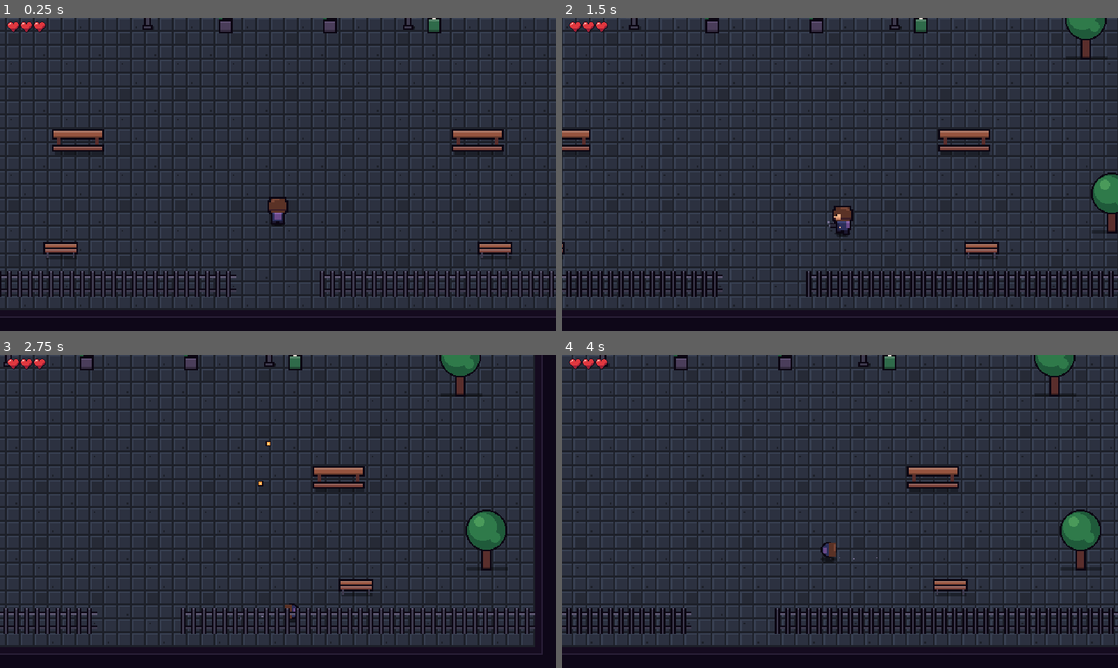
Above: before the commit, frames 1-4 (two rows, left to right).
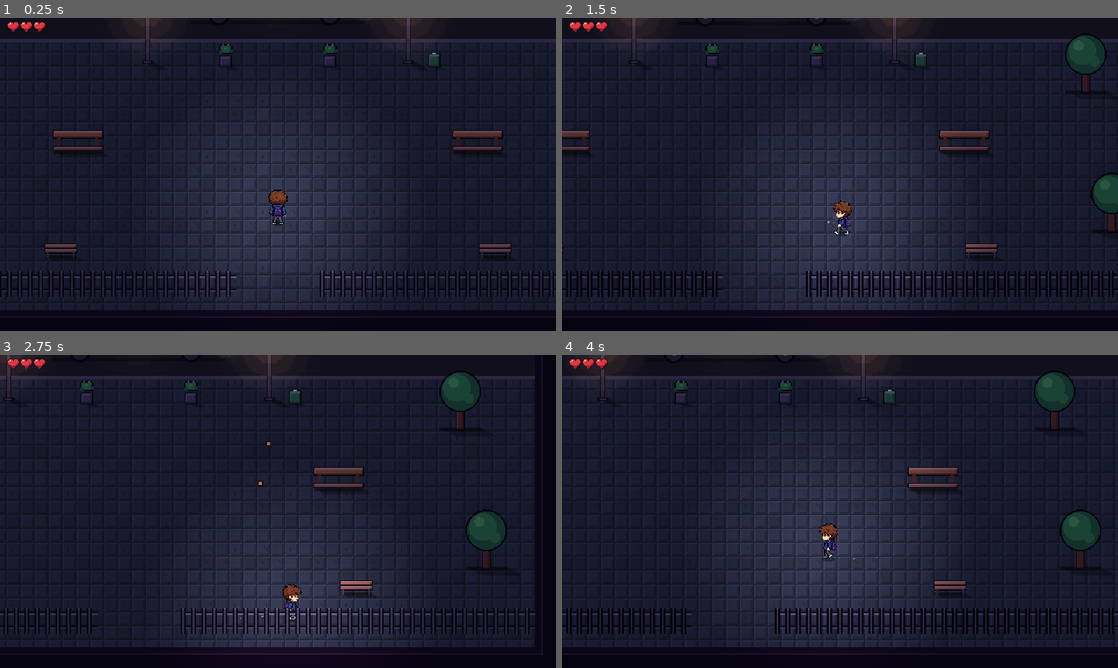
Above: after the commit, the same moments.

Repository: JorgeVitor30/iferno
Game: Godot game, scene res://scenes/main.tscn
Same seed, same stepped clock (60 frames per second), same inputs: the game is played once before the commit and once after it.
Inputs (mouse positions are in pixels of both pictures, inside the frame that each line leads up to):
- Up to frame 1 (0.25 s): no input
- Up to frame 2 (1.5 s): move the mouse to (962, 158) at 0.52 s; hold D (move_right) 0.53-1.28 s; tap Space (dodge) at 0.6, 1.35 s; move the mouse to (728, 190) at 1.27 s; hold S (move_down) from 1.28 s (still down)
- Up to frame 3 (2.75 s): move the mouse to (333, 442) at 2.02 s; release S (move_down) at 2.03 s; press the mouse at (333, 442) at 2.03 s; hold D (move_right) from 2.03 s (still down); tap Space (dodge) at 2.3 s
- Up to frame 4 (4 s): move the mouse to (812, 574) at 2.77 s; release D (move_right) at 2.78 s; release the mouse at (812, 574) at 2.78 s; hold W (move_up) 2.78-3.53 s; tap Space (dodge) at 2.85, 3.6 s; move the mouse to (1006, 558) at 3.52 s; hold A (move_left) from 3.53 s (still down)

The runs differ from the first frame. In frame 1, 29% of the frame differs, in the area x 0-100%, y 0-94%; in frame 2, 33%; in frame 3, 29%; in frame 4, 33%.

Commit message:
art: dá profundidade 2.5D, luz e um protagonista novo detalhado
- protagonista gerado no SpriteCook (top-down, frente/costas/lado, idle e
  andar), reduzido pra 48px com um filtro que mantém o contorno
- tiles 1x com volume nas lajotas e parede alta (48px) com topo iluminado
- paredes jogam sombra no chão; móveis com topo claro, lado escuro e
  sombra projetada
- iluminação: ambiente escuro (CanvasModulate), luz seguindo o jogador e
  luzes nos objetos que acendem
- frente da faculdade com fachada alta e duas fileiras de janelas

Co-Authored-By: Claude Opus 5.5 <noreply@anthropic.com>

Diff:
--- a/scripts/enemy.gd
+++ b/scripts/enemy.gd
@@ -259,7 +259,7 @@
 
 ## --- pincéis em unidades de arte (dentro de _draw_body) ---
 func ob(x: float, y: float, w: float, h: float) -> void:
-	draw_rect(Rect2(x - 1, y - 1, w + 2, h + 2), Fx.OUTLINE)
+	draw_rect(Rect2(x - 0.5, y - 0.5, w + 1, h + 1), Fx.OUTLINE) # contorno fino (1px)
 
 func fb(x: float, y: float, w: float, h: float, c: Color) -> void:
 	draw_rect(Rect2(x, y, w, h), c)
--- a/scripts/floor.gd
+++ b/scripts/floor.gd
@@ -45,6 +45,7 @@
 	_last_hp = player.hp
 	player.health_changed.connect(_on_health_changed)
 	player.died.connect(_on_player_died)
+	Fx.setup_lighting(self, player, Color(0.62, 0.58, 0.74))
 	hud.setup(self)
 	hud.set_health(player.hp, player.max_hp)
 	_on_room_entered(hall)
@@ -174,6 +175,10 @@
 	n.draw.connect(func(): n.draw_rect(caps, Room.CAP_COLOR))
 	add_child(n)
 	_tiled(n, FLOOR_TEX, floor_r, CORRIDOR_TINT)
+	var ao := Node2D.new()
+	var horizontal := a.grid.y == b.grid.y
+	ao.draw.connect(func(): Room.draw_wall_shadow(ao, floor_r, horizontal, not horizontal))
+	n.add_child(ao)
 	if face_r.size.x > 0.0:
 		_tiled(n, WALL_TEX, face_r, Color(0.9, 0.9, 0.95))
 		if face_r.size.x > 120.0 and randf() < 0.7:
--- a/scripts/fx.gd
+++ b/scripts/fx.gd
@@ -109,7 +109,47 @@
 	s.material = m
 	s.z_index = 1
 	parent.add_child(s)
+	# luz de verdade em volta (o andar tem um CanvasModulate escurecendo tudo)
+	var l := PointLight2D.new()
+	l.texture = light_texture()
+	l.texture_scale = radius * 3.0 / 128.0
+	l.color = color
+	l.energy = 0.9 * strength
+	l.position = pos
+	parent.add_child(l)
 	return s
+
+static var _light_tex: Texture2D
+
+## Textura de luz suave (bordas em degraus pra combinar com pixel art).
+static func light_texture() -> Texture2D:
+	if _light_tex == null:
+		var g := Gradient.new()
+		g.interpolation_mode = Gradient.GRADIENT_INTERPOLATE_LINEAR
+		g.offsets = PackedFloat32Array([0.0, 0.25, 0.45, 0.65, 0.85])
+		g.colors = PackedColorArray([Color(1, 1, 1, 1), Color(1, 1, 1, 0.75), Color(1, 1, 1, 0.5), Color(1, 1, 1, 0.25), Color(1, 1, 1, 0)])
+		var t := GradientTexture2D.new()
+		t.gradient = g
+		t.fill = GradientTexture2D.FILL_RADIAL
+		t.fill_from = Vector2(0.5, 0.5)
+		t.fill_to = Vector2(1.0, 0.5)
+		t.width = 128
+		t.height = 128
+		_light_tex = t
+	return _light_tex
+
+## Escurece a cena (o HUD não é afetado) e põe uma luz seguindo o jogador.
+static func setup_lighting(scene: Node, player: Node2D, ambient: Color) -> void:
+	var cm := CanvasModulate.new()
+	cm.color = ambient
+	scene.add_child(cm)
+	var l := PointLight2D.new()
+	l.texture = light_texture()
+	l.texture_scale = 3.2
+	l.color = Color(1.0, 0.93, 0.85)
+	l.energy = 0.75
+	l.position = Vector2(0, -12)
+	player.add_child(l)
 
 ## Chão/parede repetindo uma textura de pixel grosso (desenhada em escala ART).
 static func tiled(parent: Node, tex: Texture2D, r: Rect2, tint: Color = Color.WHITE) -> Sprite2D:
@@ -118,8 +158,7 @@
 	s.centered = false
 	s.texture_repeat = CanvasItem.TEXTURE_REPEAT_ENABLED
 	s.region_enabled = true
-	s.region_rect = Rect2(Vector2.ZERO, r.size / ART)
-	s.scale = Vector2(ART, ART)
+	s.region_rect = Rect2(Vector2.ZERO, r.size) # tiles em 1x (pixel nítido)
 	s.position = r.position
 	s.modulate = tint
 	parent.add_child(s)
--- a/scripts/main.gd
+++ b/scripts/main.gd
@@ -8,27 +8,27 @@
 const PROP := preload("res://scripts/prop.gd")
 const RUN_SCENE := "res://scenes/floor.tscn" # 1º andar: entrada da faculdade
 
-const ROOM := Rect2(24, 72, 912, 448)  # área de chão andável (maior que a tela: a câmera segue o jogador)
-const WALL_FACE_H := 64.0              # fachada do prédio (2 fileiras do tile de parede)
+const ROOM := Rect2(24, 112, 912, 408)  # área de chão andável (maior que a tela: a câmera segue o jogador)
+const WALL_FACE_H := 96.0              # fachada alta do prédio (2 tiles de parede de 48)
 const CAP := 8.0                       # espessura do topo escuro das paredes
 const CAP_COLOR := Color("150b1f")
-const ROAD := Rect2(24, 104, 912, 64)  # rua onde o ônibus para
+const ROAD := Rect2(24, 144, 912, 64)  # rua onde o ônibus para
 
 # Objetos de cenário (tipos de prop.gd) e a posição da base (onde encosta no chão).
 const PROPS := [
-	["arvore", Vector2(110, 230)],
-	["arvore", Vector2(850, 230)],
+	["arvore", Vector2(110, 270)],
+	["arvore", Vector2(850, 270)],
 	["arvore", Vector2(80, 430)],
 	["arvore", Vector2(880, 430)],
-	["poste", Vector2(330, 196)],
-	["poste", Vector2(630, 196)],
-	["lixeira", Vector2(660, 200)],
+	["poste", Vector2(330, 236)],
+	["poste", Vector2(630, 236)],
+	["lixeira", Vector2(660, 240)],
 	["mesa_piquenique", Vector2(250, 340)],
 	["mesa_piquenique", Vector2(710, 340)],
 	["banco", Vector2(230, 460)],
 	["banco", Vector2(730, 460)],
-	["vaso", Vector2(420, 200)],
-	["vaso", Vector2(540, 200)],
+	["vaso", Vector2(420, 240)],
+	["vaso", Vector2(540, 240)],
 ]
 const FENCE_Y := 505.0     # cerca embaixo, com uma abertura no meio
 const FENCE_GAP := 96.0
@@ -45,6 +45,8 @@
 	player.health_changed.connect($HUD/HealthBar.set_health)
 	$HUD/HealthBar.set_health(player.hp, player.max_hp)
 	$Entities/Bus.boarded.connect(_on_bus_boarded)
+	$Entities/Bus.position = Vector2(480, 190) # na rua
+	Fx.setup_lighting(self, player, Color(0.55, 0.55, 0.72)) # noite
 
 	_add_background()
 	var floor_spr := Fx.tiled(self, FLOOR_TEX, ROOM)
@@ -119,17 +121,20 @@
 		var x := ROOM.position.x + 40
 		while x < ROOM.end.x - 40:
 			var lit := (i * 7) % 5 != 0
-			var win := Rect2(x, top + 10, 24, 18)
-			facade.draw_rect(win.grow(2), Fx.OUTLINE)
-			facade.draw_rect(win, Color("f0c878") if lit else Color("2a2440"))
-			if lit:
-				facade.draw_rect(Rect2(win.position.x, win.position.y, 24, 2), Color("fce6bd"))
-				facade.draw_rect(Rect2(win.position.x + 10, win.position.y, 2, 18), Color("c89a58"))
+			for wy in [top + 10, top + 52]:
+				var lit2 := lit if wy == top + 10 else (i * 3) % 4 != 0
+				var win := Rect2(x, wy, 24, 22)
+				facade.draw_rect(win.grow(2), Fx.OUTLINE)
+				facade.draw_rect(win, Color("f0c878") if lit2 else Color("2a2440"))
+				if lit2:
+					facade.draw_rect(Rect2(win.position.x, win.position.y, 24, 2), Color("fce6bd"))
+					facade.draw_rect(Rect2(win.position.x + 11, win.position.y, 2, 22), Color("c89a58"))
+				facade.draw_rect(Rect2(win.position.x - 2, win.end.y + 2, 28, 2), Color("56476b")) # peitoril
 			x += 64
 			i += 1
 		# placa da faculdade no meio
 		var c := ROOM.get_center().x
-		var sign := Rect2(c - 60, top + 36, 120, 18)
+		var sign := Rect2(c - 60, top + 34, 120, 16)
 		facade.draw_rect(sign.grow(2), Fx.OUTLINE)
 		facade.draw_rect(sign, Color("2a1f38"))
 		Fx.text(facade, Vector2(sign.position.x, sign.position.y + 13), "FACULDADE IFERNO", Color("ffd966"), 11, sign.size.x, HORIZONTAL_ALIGNMENT_CENTER))
@@ -140,6 +145,7 @@
 	while x2 < ROOM.end.x - 40:
 		if (j * 7) % 5 != 0:
 			Fx.glow(self, Vector2(x2, ROOM.position.y - WALL_FACE_H + 22), 22.0, Color("ffb060"), 0.35)
+			Fx.glow(self, Vector2(x2, ROOM.position.y - WALL_FACE_H + 64), 22.0, Color("ffb060"), 0.3)
 		x2 += 64
 		j += 1
 
--- a/scripts/player.gd
+++ b/scripts/player.gd
@@ -2,7 +2,6 @@
 ## Jogador: WASD anda, mouse mira, botão esquerdo atira, espaço/botão direito = dodge roll.
 
 const BULLET := preload("res://scenes/bullet.tscn")
-const BODY := preload("res://scripts/player_body.gd")
 
 signal health_changed(hp: int, max_hp: int)
 signal died
@@ -31,16 +30,18 @@
 # 8 direções a partir de 5 vistas desenhadas; as da esquerda espelham as da direita.
 # Índice = ângulo do mouse em fatias de 45°, começando na direita e girando no sentido horário.
 const CELL := Vector2i(48, 48) # tamanho de cada quadro (ver tools/build_student_sheets.py)
-const VIEWS := ["s", "se", "e", "ne", "n"]
+# Estudante novo (SpriteCook top-down): vistas de frente (s), costas (n) e lado (e);
+# a esquerda espelha a direita e as diagonais usam a vista de lado.
+const VIEWS := ["s", "e", "n"]
 const DIR_TO_VIEW := [
-	["e", false], ["se", false], ["s", false], ["se", true],
-	["e", true], ["ne", true], ["n", false], ["ne", false],
+	["e", false], ["e", false], ["s", false], ["e", true],
+	["e", true], ["e", true], ["n", false], ["e", false],
 ]
+const SPRITE_DIR := "res://assets/sprites/student2"
 const ANIM_FPS := {"idle": 8.0, "walk": 12.0, "roll": 20.0}
 const ANIM_LOOP := {"idle": true, "walk": true, "roll": false}
 
 var _view := "s"
-var _body: Node2D
 
 func _ready() -> void:
 	add_to_group("player")
@@ -51,14 +52,8 @@
 	health_changed.emit(hp, max_hp)
 	$Sprite2D.sprite_frames = _build_frames()
 	$Sprite2D.play("idle_s")
-	# Estilo clean: o boneco agora é desenhado (player_body.gd). O sprite antigo do
-	# SpriteCook continua no projeto, só fica invisível; o desenho é filho dele pra
-	# herdar o pulinho do dodge e as piscadas de dano.
-	$Sprite2D.self_modulate = Color(1, 1, 1, 0)
-	_body = BODY.new()
-	_body.position = Vector2(0, -SPRITE_Y)
-	$Sprite2D.add_child(_body)
-	$Gun.visible = false
+	$Gun.default_color = Color("3a3848")
+	$Gun.width = 3.0
 	$Dust.color = Color(0.55, 0.5, 0.65, 0.8)
 
 ## Monta as animações idle_<vista> e walk_<vista> a partir das folhas em assets/sprites/student/.
@@ -68,7 +63,7 @@
 	for kind in ANIM_FPS:
 		for view in VIEWS:
 			var anim := "%s_%s" % [kind, view]
-			var path := "res://assets/sprites/student/%s.png" % anim
+			var path := "%s/%s.png" % [SPRITE_DIR, anim]
 			if not ResourceLoader.exists(path):
 				continue # vista ainda não gerada: _start_roll_anim() cai no andar
 			var tex: Texture2D = load(path)
@@ -154,7 +149,7 @@
 		_update_blink()
 		return
 	spr.position.y = SPRITE_Y
-	$Gun.visible = false
+	$Gun.visible = true
 	# Olha pro mouse: escolhe a mais próxima das 8 direções.
 	var dir := _dir_index(aim)
 	_view = DIR_TO_VIEW[dir][0]
@@ -177,8 +172,6 @@
 		spr.speed_scale = 1.0
 	# Arma atrás do corpo quando mira pra cima.
 	$Gun.z_index = -1 if aim.y < -0.3 else 0
-	_body.view = _view
-	_body.flip = spr.flip_h
 	$Dust.emitting = moving
 	_update_blink()
 	# "Arma" placeholder: linha saindo da altura da mão.
--- a/scripts/player_body.gd
+++ /dev/null
@@ -1,155 +0,0 @@
-extends Node2D
-## Desenho do estudante no estilo "clean": bonequinho compacto de cabeça grande
-## (cabelo castanho fofo, moletom azul-marinho, mochila roxa), pixel GROSSO (2x).
-## Fica como filho do Sprite2D do jogador (que ficou invisível), assim herda o
-## pulinho do dodge e as piscadas/cor de dano que o player.gd já aplica nele.
-## 8 direções a partir de 5 vistas (s, se, e, ne, n); as da esquerda espelham.
-
-const A := 2.0
-const OUT := Color("0b0612")
-const HAIR := Color("5a3226")
-const HAIR_L := Color("7a4636")
-const HAIR_D := Color("3a1d26")
-const SKIN := Color("f0b48a")
-const SKIN_D := Color("d08a6a")
-const HOOD := Color("2c2f5a")
-const HOOD_L := Color("3c4274")
-const HOOD_D := Color("1e2042")
-const PACK := Color("6a4a8a")
-const PACK_L := Color("8a64aa")
-const PANTS := Color("1c1830")
-const GUN := Color("2a2838")
-const GUN_L := Color("5a5670")
-
-var player: CharacterBody2D
-var view := "s"
-var flip := false
-var _t := 0.0
-
-func _ready() -> void:
-	player = get_parent().get_parent() as CharacterBody2D
-
-func _process(delta: float) -> void:
-	_t += delta
-	queue_redraw()
-
-func _o(x: float, y: float, w: float, h: float) -> void:
-	draw_rect(Rect2(x - 1, y - 1, w + 2, h + 2), OUT)
-
-func _f(x: float, y: float, w: float, h: float, c: Color) -> void:
-	draw_rect(Rect2(x, y, w, h), c)
-
-func _draw() -> void:
-	if player == null:
-		return
-	var rolling: bool = player.is_rolling()
-	var aim: Vector2 = (player.get_global_mouse_position() - player.global_position).normalized()
-	# sombra (fica no chão mesmo no pulinho: compensa a posição do pai)
-	var hop: float = -(get_parent() as Node2D).position.y + 2.0
-	draw_set_transform(Vector2(0, hop), 0.0, Vector2(A, A * 0.5))
-	draw_circle(Vector2.ZERO, 4.5, Color(0, 0, 0, 0.35))
-	if rolling:
-		_draw_roll()
-		return
-	var moving: bool = player.velocity.length() > 10.0
-	var step := 0
-	if moving:
-		step = 1 if int(_t * 8.0) % 2 == 0 else -1
-	var bob := 0.0
-	if not moving and fmod(_t, 1.2) < 0.6:
-		bob = 1.0 # respirando (ofegante)
-	draw_set_transform(Vector2.ZERO, 0.0, Vector2(-A if flip else A, A))
-	var gun_behind := aim.y < -0.3
-	if gun_behind:
-		_draw_gun(aim)
-	_draw_figure(step, bob)
-	if not gun_behind:
-		_draw_gun(aim)
-
-func _draw_figure(step: int, bob: float) -> void:
-	var b := bob
-	var lift_l := 1.0 if step == 1 else 0.0
-	var lift_r := 1.0 if step == -1 else 0.0
-	var back := view == "n" or view == "ne"
-	var side := view == "e"
-	# --- contornos (tudo junto, depois preenche: as peças "grudam")
-	_o(-3, -2 - lift_l, 2, 2)
-	_o(1, -2 - lift_r, 2, 2)
-	_o(-3, -7 + b, 6, 5)
-	_o(-4, -15 + b, 8, 8)
-	_o(-5, -13 + b, 10, 5)
-	if side:
-		_o(-4, -7 + b, 2, 4) # mochila de lado
-	# --- pernas
-	_f(-3, -2 - lift_l, 2, 2, PANTS)
-	_f(1, -2 - lift_r, 2, 2, PANTS)
-	# --- corpo (moletom)
-	_f(-3, -7 + b, 6, 5, HOOD)
-	_f(-3, -7 + b, 6, 1, HOOD_L)
-	_f(2, -6 + b, 1, 4, HOOD_D)
-	if back:
-		# mochila
-		_f(-2, -7 + b, 4, 4, PACK)
-		_f(-2, -7 + b, 4, 1, PACK_L)
-	elif side:
-		_f(-4, -7 + b, 2, 4, PACK)
-		_f(-4, -7 + b, 2, 1, PACK_L)
-		_f(1, -4 + b, 1, 1, SKIN) # mão
-	else:
-		_f(-1, -5 + b, 2, 2, HOOD_D) # bolso do moletom
-		_f(-3, -3 + b, 1, 1, SKIN)    # mãos
-		_f(2, -3 + b, 1, 1, SKIN)
-	# --- cabeça: cabelo fofo grande
-	_f(-4, -15 + b, 8, 8, HAIR)
-	_f(-5, -13 + b, 10, 5, HAIR)
-	_f(-3, -15 + b, 4, 1, HAIR_L)
-	_f(-4, -14 + b, 2, 1, HAIR_L)
-	_f(-5, -9 + b, 10, 1, HAIR_D)
-	# rosto (depende da vista)
-	match view:
-		"s":
-			_f(-3, -11 + b, 6, 3, SKIN)
-			_f(-3, -9 + b, 6, 1, SKIN_D)
-			_f(-2, -11 + b, 1, 1, OUT)
-			_f(1, -11 + b, 1, 1, OUT)
-			_f(-3, -12 + b, 6, 1, HAIR) # franja
-		"se":
-			_f(-1, -11 + b, 5, 3, SKIN)
-			_f(-1, -9 + b, 5, 1, SKIN_D)
-			_f(0, -11 + b, 1, 1, OUT)
-			_f(3, -11 + b, 1, 1, OUT)
-			_f(-1, -12 + b, 4, 1, HAIR)
-		"e":
-			_f(1, -11 + b, 3, 3, SKIN)
-			_f(1, -9 + b, 3, 1, SKIN_D)
-			_f(3, -11 + b, 1, 1, OUT)
-			_f(4, -10 + b, 1, 1, SKIN)  # nariz
-		"ne":
-			_f(3, -11 + b, 1, 2, SKIN)  # pontinha da bochecha
-		_:
-			pass # "n": só cabelo
-
-## Arminha na mão, apontando pra mira (em passos de 45° pra não borrar).
-func _draw_gun(aim: Vector2) -> void:
-	var a := snappedf(aim.angle(), PI / 4.0)
-	var dir := Vector2.from_angle(a)
-	if flip:
-		dir.x = -dir.x
-	var hand := Vector2(1.5, -4.5)
-	var p := hand + dir * 2.5
-	var q := hand + dir * 5.5
-	draw_line(p, q, OUT, 3.0)
-	draw_line(p, q, GUN, 1.5)
-	draw_rect(Rect2((q - Vector2(0.5, 0.5)).round(), Vector2(1, 1)), GUN_L)
-
-## Dodge: vira uma bolinha (cabelo + moletom) girando de 90 em 90 graus.
-func _draw_roll() -> void:
-	var t: float = 1.0 - player._roll_timer / player.roll_time
-	var turns := int(t * 4.0)
-	var dirx := -1.0 if player._roll_dir.x < 0.0 else 1.0
-	draw_set_transform(Vector2(0, -8), dirx * turns * PI / 2.0, Vector2(A, A))
-	draw_circle(Vector2.ZERO, 4.5, OUT)
-	draw_circle(Vector2.ZERO, 3.5, HOOD)
-	draw_rect(Rect2(-4, -4, 8, 4), HAIR)
-	draw_rect(Rect2(-3, -4, 4, 1), HAIR_L)
-	draw_rect(Rect2(-1, 1, 3, 2), PACK)
--- a/scripts/prop.gd
+++ b/scripts/prop.gd
@@ -98,26 +98,38 @@
 
 # ---------------------------------------------------------------- pincéis (em unidades de arte)
 
-## Bloco: contorno + cor + luz em cima + sombra embaixo.
+## Bloco com volume (2.5D): contorno fino de 1px, topo iluminado, lado direito
+## na sombra, quina esquerda pegando luz e base escura (luz vem de cima/esquerda).
 func _b(x: float, y: float, w: float, h: float, c: Color, light: bool = true) -> void:
-	draw_rect(Rect2(x - 1, y - 1, w + 2, h + 2), OUT)
+	draw_rect(Rect2(x - 0.5, y - 0.5, w + 1, h + 1), OUT)
 	draw_rect(Rect2(x, y, w, h), c)
 	if light and h >= 2:
-		draw_rect(Rect2(x, y, w, 1), c.lightened(0.18))
+		draw_rect(Rect2(x, y, w, 1), c.lightened(0.22))
+		draw_rect(Rect2(x, y + 1, w, 0.5), c.lightened(0.1))
+	if w >= 3 and h >= 2:
+		draw_rect(Rect2(x + w - 1, y + (1 if light else 0), 1, h - (1 if light else 0)), c.darkened(0.25))
+		draw_rect(Rect2(x, y, 0.5, h), c.lightened(0.12))
 	if h >= 3:
-		draw_rect(Rect2(x, y + h - 1, w, 1), c.darkened(0.3))
+		draw_rect(Rect2(x, y + h - 1, w, 1), c.darkened(0.35))
 
 ## Retângulo chapado (sem contorno).
 func _f(x: float, y: float, w: float, h: float, c: Color) -> void:
 	draw_rect(Rect2(x, y, w, h), c)
 
-func _shadow(w: float) -> void:
-	draw_rect(Rect2(-w / 2.0 + 0.5, -1, w, 2), Color(0, 0, 0, 0.35))
+## Sombra no chão: escurecido na base + sombra projetada pra direita/baixo
+## (proporcional à altura do objeto), que é o que dá a sensação de volume.
+func _shadow(w: float, h: float = 8.0) -> void:
+	var len := clampf(h * 0.35, 2.0, 9.0)
+	var x0 := -w / 2.0
+	draw_colored_polygon(PackedVector2Array([
+		Vector2(x0 + 1, -1), Vector2(x0 + w, -1),
+		Vector2(x0 + w + len, len * 0.45), Vector2(x0 + 1 + len, len * 0.45)]), Color(0, 0, 0, 0.3))
+	draw_rect(Rect2(x0, -1.5, w, 2), Color(0, 0, 0, 0.35))
 
 func _draw() -> void:
 	draw_set_transform(Vector2.ZERO, 0.0, Vector2(A, A))
 	var s: Vector2 = KINDS[kind][0] / A
-	_shadow(s.x)
+	_shadow(s.x, s.y)
 	var rng := RandomNumberGenerator.new()
 	rng.seed = _seed
 	var blink := int(_t * 3.0) % 2 == 0
--- a/scripts/room.gd
+++ b/scripts/room.gd
@@ -23,7 +23,7 @@
 }
 const COST := {"estagiario": 2, "zelador": 2, "veterano": 3, "professor": 3, "coordenadora": 8}
 
-const FACE := 32.0   # altura da face da parede de cima (16px de arte x2)
+const FACE := 48.0   # altura da face da parede de cima (parede alta = profundidade)
 const CAP := 8.0     # espessura do topo escuro das paredes
 const DOOR_W := 48.0 # largura dos vãos de porta e corredores
 const CAP_COLOR := Color("150b1f")
@@ -431,9 +431,22 @@
 
 # ---------------------------------------------------------------- decoração desenhada
 
+## Sombra das paredes no chão (dá a sensação de altura/profundidade).
+static func draw_wall_shadow(n: CanvasItem, r: Rect2, top: bool = true, sides: bool = true) -> void:
+	if top:
+		n.draw_rect(Rect2(r.position.x, r.position.y, r.size.x, 6), Color(0, 0, 0, 0.32))
+		n.draw_rect(Rect2(r.position.x, r.position.y + 6, r.size.x, 6), Color(0, 0, 0, 0.2))
+		n.draw_rect(Rect2(r.position.x, r.position.y + 12, r.size.x, 6), Color(0, 0, 0, 0.1))
+	if sides:
+		n.draw_rect(Rect2(r.position.x, r.position.y, 4, r.size.y), Color(0, 0, 0, 0.25))
+		n.draw_rect(Rect2(r.position.x + 4, r.position.y, 4, r.size.y), Color(0, 0, 0, 0.12))
+		n.draw_rect(Rect2(r.end.x - 4, r.position.y, 4, r.size.y), Color(0, 0, 0, 0.3))
+		n.draw_rect(Rect2(r.end.x - 8, r.position.y, 4, r.size.y), Color(0, 0, 0, 0.15))
+
 func _draw_floor_decor(n: Node2D) -> void:
 	var r := rect
 	var c := r.get_center()
+	draw_wall_shadow(n, r)
 	if _rug and kind in ["biblioteca", "sala_prof", "sala_aula", "xerox"]:
 		var rug := Rect2(c.x - 70, c.y - 46, 140, 92)
 		var hue := fmod(float(grid.x * 37 + grid.y * 91) / 100.0, 1.0)
--- a/spritecook-assets.json
+++ b/spritecook-assets.json
@@ -160,5 +160,40 @@
     "file": "assets/props/raw/lamp.png",
     "sha12": "91840aafea8a",
     "label": "poste"
+  },
+  {
+    "asset_id": "763a9128-f58a-464f-b554-d11644ecd4da",
+    "file": "assets/sprites/student2/raw/base.png",
+    "label": "estudante novo base (top-down, estilo clean)"
+  },
+  {
+    "asset_id": "78854cd7-8e26-4c58-91e5-76c9de2f8b05",
+    "file": "assets/sprites/student2/raw/idle_s.png",
+    "label": "estudante novo idle frente"
+  },
+  {
+    "asset_id": "d56ff4e5-53bf-44c8-8df9-acaca7aeea1c",
+    "file": "assets/sprites/student2/raw/walk_s.png",
+    "label": "estudante novo andar frente"
+  },
+  {
+    "asset_id": "2d3e655e-3e36-4586-b532-41c49b808936",
+    "file": "assets/sprites/student2/raw/idle_n.png",
+    "label": "estudante novo idle costas"
+  },
+  {
+    "asset_id": "3aaff281-ee91-4f0c-afc6-c634fec17189",
+    "file": "assets/sprites/student2/raw/walk_n.png",
+    "label": "estudante novo andar costas"
+  },
+  {
+    "asset_id": "4b186c7f-52fb-4101-8402-6ec2c406464d",
+    "file": "assets/sprites/student2/raw/idle_e.png",
+    "label": "estudante novo idle lado direito"
+  },
+  {
+    "asset_id": "a8881b62-35c5-46fc-8696-1877e7af95ae",
+    "file": "assets/sprites/student2/raw/walk_e.png",
+    "label": "estudante novo andar lado direito"
   }
 ]
Binary file added: assets/sprites/student2/idle_e.png
Not shown, added: assets/sprites/student2/idle_e.png.import
Binary file added: assets/sprites/student2/idle_n.png
Not shown, added: assets/sprites/student2/idle_n.png.import
Binary file added: assets/sprites/student2/idle_s.png
Not shown, added: assets/sprites/student2/idle_s.png.import
Not shown, added: assets/sprites/student2/raw/.gdignore
Binary file added: assets/sprites/student2/raw/base.png
Not shown, added: assets/sprites/student2/raw/base.png.import
Binary file added: assets/sprites/student2/raw/idle_e.png
Not shown, added: assets/sprites/student2/raw/idle_e.png.import
Binary file added: assets/sprites/student2/raw/idle_n.png
(and 20 more such lines)
